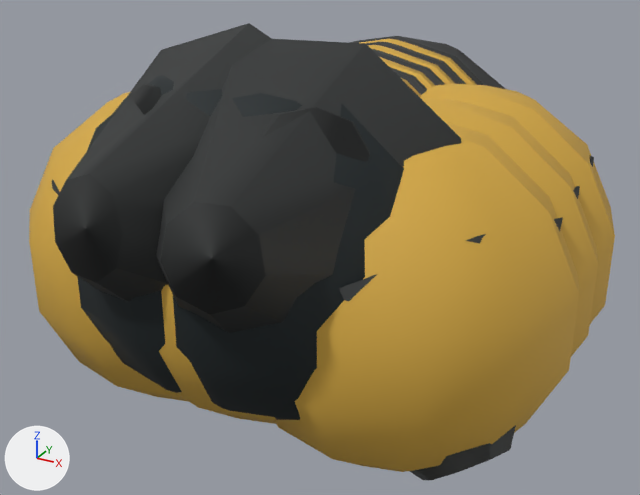
Two versions of the glTF model public/models/hoverflyUltimate.glb, one commit apart.
Before and after are seen from a 50 mm camera at (2.48, -4.62, 2.19) aimed at (-0.02, -0.08, -0.08). Lighting does not change. The marker at lower left points along +X, +Y and +Z. The picture after the commit comes second. Vertices at exactly the same position are counted once.

In view in the first picture: 'Optimized insect'.
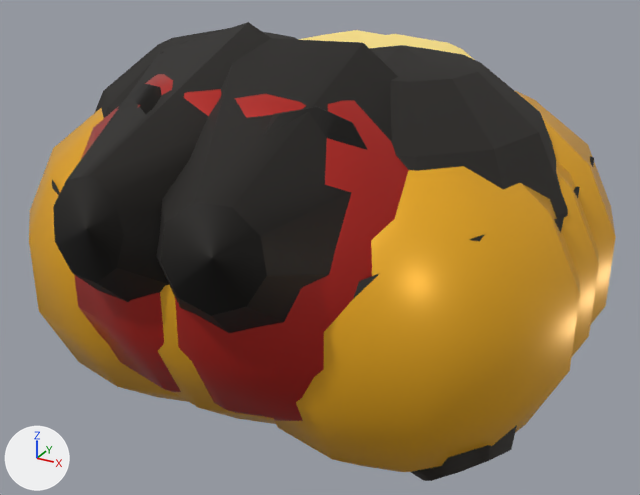
The newer file is also turned or shifted as a whole; pictures and numbers use the older file's frame.

Boxes (x1, y1, x2, y2) around the edits, measured in the pictures (640 x 495 px; the box of a moved part takes in the faces that stretch with it):
'Optimized insect', recoloured, surface changed, reshaped: before (29, 23, 615, 480); after (29, 22, 616, 481)
part 1 of me_complete_articulated_insect_anatomy, moved or reshaped (mostly hidden afterwards): before (77, 75, 222, 393); after (95, 28, 296, 118)
part 2 of me_complete_articulated_insect_anatomy, moved or reshaped: before (173, 93, 404, 420); after (369, 45, 568, 219)
part 3 of me_complete_articulated_insect_anatomy, added: after (74, 74, 221, 392)
part 4 of me_complete_articulated_insect_anatomy, added: after (175, 94, 409, 421)
part 5 of me_complete_articulated_insect_anatomy, added (mostly hidden): after (306, 36, 366, 43)
part 6 of me_complete_articulated_insect_anatomy, added: after (298, 30, 383, 42)
part 7 of me_complete_articulated_insect_anatomy, added (mostly hidden): after (364, 40, 414, 48)
part 8 of me_complete_articulated_insect_anatomy, added: after (367, 34, 475, 60)
part 9 of me_complete_articulated_insect_anatomy, moved or reshaped: before (53, 23, 594, 333); after (53, 22, 594, 333)

Patch to the scene script:
```diff
--- a/public/models/hoverflyUltimate.glb.py
+++ b/public/models/hoverflyUltimate.glb.py
@@ mat_mat0 @@
 mat_mat0 = principled_material('mat0')
-mat_mat0.base_color = (0.0296, 0.0331, 0.0331)  # dark grey #303333
+mat_mat0.base_color = (0.011, 0.00857, 0.00605)  # black #1b1712
 mat_mat0.roughness = 0.72
@@ mat_mat1 @@
 mat_mat1 = principled_material('mat1')
-mat_mat1.base_color = (0.672, 0.402, 0.0545)  # yellow #d6aa42
-mat_mat1.roughness = 0.72
+mat_mat1.base_color = (0.888, 0.434, 0.013)  # orange #f2b01e
+mat_mat1.roughness = 0.36
+mat_mat1.metallic = 0.3
@@ mat_mat2 @@
 mat_mat2 = principled_material('mat2')
-mat_mat2.base_color = (0.00651, 0.013, 0.0152)  # black #131e21
-mat_mat2.roughness = 0.72
+mat_mat2.base_color = (0.479, 0.0176, 0.0116)  # red #b8241c
+mat_mat2.roughness = 0.36
@@ mat_mat5 @@
+mat_mat5 = principled_material('mat5')
+mat_mat5.base_color = (1.0, 0.784, 0.254)  # yellow #ffe58a
+mat_mat5.roughness = 0.72
@@ me_complete_articulated_insect_anatomy @@
 # used by ob_optimized_insect; location = (0.0, 0.0, 0.0)
-me_complete_articulated_insect_anatomy.from_pydata(...)  # 1852 vertices, 3516 faces; spans x -1.7..1.69, y -1.81..1.94, z -1.03..1.39
+me_complete_articulated_insect_anatomy.from_pydata(...)  # 2518 vertices, 4812 faces; spans x -1.7..1.7, y -1.81..1.94, z -1.03..1.39
+# me_complete_articulated_insect_anatomy part 1: the loose piece of 74 vertices spanning x -1.15..0.8, y -1.67..0.28, z -0.78..1.22 is moved by (-0.37, 0.49, 0.06), in mat_mat0 (black #1b1712)
+# me_complete_articulated_insect_anatomy part 2: the loose piece of 74 vertices spanning x -0.79..1.16, y -1.67..0.28, z -0.78..1.22 is moved by (0.37, 0.49, 0.06), in mat_mat0 (black #1b1712)
+# me_complete_articulated_insect_anatomy part 3: a new loose piece, a UV sphere (12 segments, 7 rings, poles along z) spanning x -1.17..0.78, y -1.67..0.28, z -0.78..1.22, in mat_mat2 (red #b8241c)
+# me_complete_articulated_insect_anatomy part 4: a new loose piece, a UV sphere (12 segments, 7 rings, poles along z) spanning x -0.77..1.18, y -1.67..0.28, z -0.78..1.22, in mat_mat2 (red #b8241c)
+# me_complete_articulated_insect_anatomy part 5: a new loose piece, a UV sphere (12 segments, 7 rings, poles along z) spanning x -1.14..0.81, y -0.59..1.36, z -0.83..1.16, in mat_mat5 (yellow #ffe58a)
+# me_complete_articulated_insect_anatomy part 6: a new loose piece, a UV sphere (12 segments, 7 rings, poles along z) spanning x -1.11..0.84, y -0.35..1.6, z -0.83..1.16, in mat_mat5 (yellow #ffe58a)
+# me_complete_articulated_insect_anatomy part 7: a new loose piece, a UV sphere (12 segments, 7 rings, poles along z) spanning x -0.8..1.15, y -0.59..1.36, z -0.83..1.16, in mat_mat5 (yellow #ffe58a)
+# me_complete_articulated_insect_anatomy part 8: a new loose piece, a UV sphere (12 segments, 7 rings, poles along z) spanning x -0.83..1.12, y -0.35..1.6, z -0.83..1.16, in mat_mat5 (yellow #ffe58a)
+# me_complete_articulated_insect_anatomy part 9: 24 vertices moved from x -1.17..1.48, y -1.81..0.52, z -0.22..1.33 to x -1.17..1.49, y -1.81..0.51, z -0.23..1.34; 10 vertices removed from x -0.98..0.97, y -0.41..-0.05, z 0.25..0.27; 10 vertices added at x -1.35..1.35, y -0.44..0.02, z 0.25..0.27
+# other edits to the shape of me_complete_articulated_insect_anatomy do not show in these pictures
 me_complete_articulated_insect_anatomy.materials.append(mat_mat0)
@@ me_complete_articulated_insect_anatomy @@
 me_complete_articulated_insect_anatomy.materials.append(mat_mat4)
+me_complete_articulated_insect_anatomy.materials.append(mat_mat5)  # yellow #ffe58a
```
